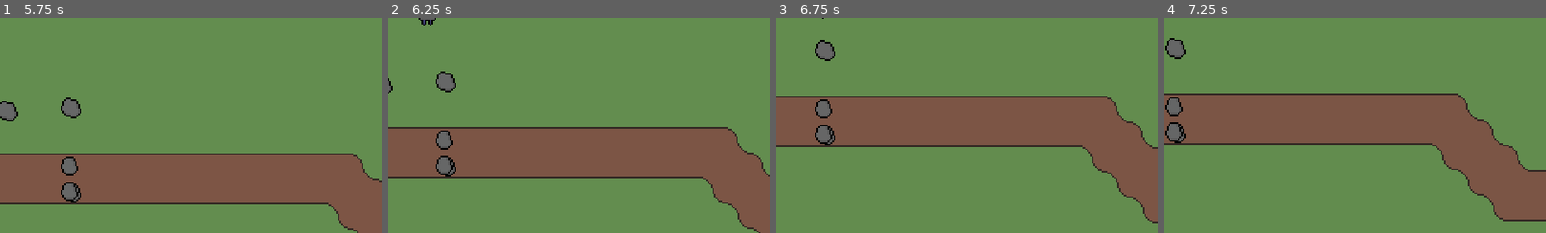
Above: before the commit, frames 1-4 (left to right).
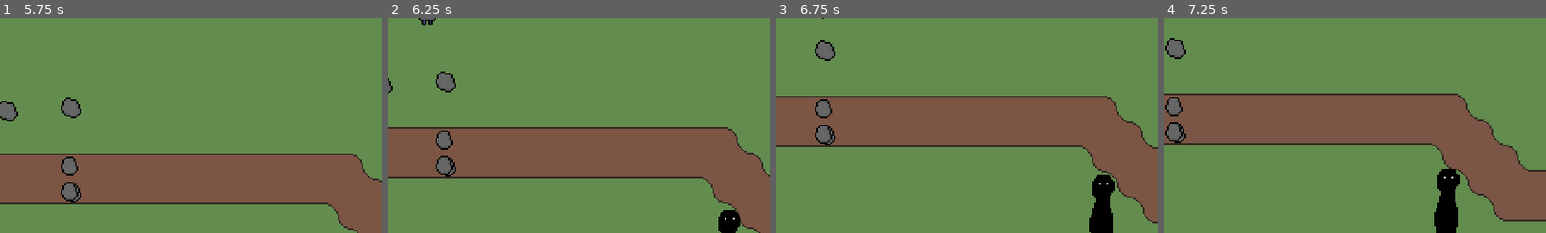
Above: after the commit, the same moments.

Repository: StormLight14/nightfall-mirror
Game: Godot game, scene res://menus/main/main_menu.tscn
The game is run twice, just before and just after one commit, with the same random seed, the same clock (stepped at 60 frames per second) and the same inputs.
Inputs (mouse positions are % of the whole screen's width and height, from its top left):
- Up to frame 1 (5.75 s): click "Start Game" at 0.5 s; click "1" at 1.25 s; click "2" at 2 s; click "3" at 2.75 s; click "4" at 3.5 s; click "5" at 4.25 s; tap Enter at 5 s; move the mouse to (72, 45) at 5.02 s; hold D (right) from 5.03 s (still down); tap 1 (hotbar1) at 5.1 s
- Up to frame 2 (6.25 s): move the mouse to (30, 55) at 5.77 s; release D (right) at 5.78 s; hold S (down) from 5.78 s (still down); tap 2 (hotbar2) at 5.85 s
- Up to frame 3 (6.75 s): move the mouse to (60, 28) at 6.52 s; release S (down) at 6.53 s; hold D (right) from 6.53 s (still down); tap 3 (hotbar3) at 6.6 s
- Up to frame 4 (7.25 s): keep holding D (right)
The pictures show only the part of the screen within x 45-95%, y 50-100%; the shares and areas given below are measured in that part.

Frame 1 is identical in both runs. In frame 2, 0.5% of the frame differs, in the area x 86-93%, y 89-100%; in frame 3, 1.4%; in frame 4, 1.6%, in the area x 70-78%, y 70-100%.
Error in both runs: Invalid access to property or key '<null>' on a base object of type 'Array'. (res://ui/inventory/inventory_slot.gd:46)

Commit message:
implement basic stalker state machine

Diff:
--- a/entities/stalker/stalker.gd
+++ b/entities/stalker/stalker.gd
@@ -3,17 +3,58 @@
 enum {
 	STILL,
 	FOLLOWING,
+	FLEEING,
 	ATTACKING
 }
 
+const FOLLOW_SPEED := 500.0
+const ATTACK_SPEED := 3800.0
+
 var state := STILL
-var player_in_follow_area := false
+var player: CharacterBody2D = null
 
 func _physics_process(delta: float) -> void:
+	var direction := Vector2.ZERO
+	if player:
+		direction = (player.global_position - global_position).normalized()
+
+	match state:
+		STILL:
+			velocity = Vector2.ZERO
+		FOLLOWING:
+			velocity = direction * FOLLOW_SPEED * delta
+		FLEEING:
+			velocity = -direction * ATTACK_SPEED * 4 * delta
+		ATTACKING:
+			velocity = direction * ATTACK_SPEED * delta
 	move_and_slide()
 
-func _on_follow_area_area_entered(area: Area2D) -> void:
-	player_in_follow_area = true
+func _on_follow_area_body_entered(body: Node2D) -> void:
+	player = body
+	if state == STILL:
+		state = FOLLOWING
 
-func _on_follow_area_area_exited(area: Area2D) -> void:
-	player_in_follow_area = false
+func _on_follow_area_body_exited(body: Node2D) -> void:
+	player = body
+	if state == FOLLOWING:
+		state = STILL
+
+func _on_attack_area_body_entered(body: Node2D) -> void:
+	player = body
+	if state == FOLLOWING:
+		state = ATTACKING
+		%AttackTimer.start()
+
+func _on_attack_area_body_exited(body: Node2D) -> void:
+	player = body
+	if state == ATTACKING:
+		state = FOLLOWING
+
+func _on_attack_timer_timeout() -> void:
+	if state == ATTACKING:
+		state = FLEEING
+		%FleeTimer.start()
+
+func _on_flee_timer_timeout() -> void:
+	if state == FLEEING:
+		state = STILL
--- a/entities/stalker/stalker.tscn
+++ b/entities/stalker/stalker.tscn
@@ -1,9 +1,25 @@
-[gd_scene load_steps=4 format=3 uid="uid://dlfbyqbvhhqkf"]
+[gd_scene load_steps=7 format=3 uid="uid://dlfbyqbvhhqkf"]
 
 [ext_resource type="Script" path="res://entities/stalker/stalker.gd" id="1_ys522"]
+[ext_resource type="Texture2D" uid="uid://blpa2u5y5hpuk" path="res://entities/stalker/stalker_static.png" id="2_oynmr"]
+
+[sub_resource type="AtlasTexture" id="AtlasTexture_6y6oo"]
+atlas = ExtResource("2_oynmr")
+region = Rect2(0, 0, 32, 48)
+
+[sub_resource type="SpriteFrames" id="SpriteFrames_24vyb"]
+animations = [{
+"frames": [{
+"duration": 1.0,
+"texture": SubResource("AtlasTexture_6y6oo")
+}],
+"loop": true,
+"name": &"static",
+"speed": 5.0
+}]
 
 [sub_resource type="CircleShape2D" id="CircleShape2D_imis1"]
-radius = 245.294
+radius = 268.007
 
 [sub_resource type="CircleShape2D" id="CircleShape2D_t4eke"]
 radius = 148.489
@@ -12,6 +28,8 @@
 script = ExtResource("1_ys522")
 
 [node name="AnimatedSprite2D" type="AnimatedSprite2D" parent="."]
+sprite_frames = SubResource("SpriteFrames_24vyb")
+animation = &"static"
 
 [node name="FollowArea" type="Area2D" parent="."]
 collision_layer = 0
@@ -28,7 +46,19 @@
 shape = SubResource("CircleShape2D_t4eke")
 debug_color = Color(1, 0.00933159, 0.0364816, 0.42)
 
-[connection signal="area_entered" from="FollowArea" to="." method="_on_follow_area_area_entered"]
-[connection signal="area_exited" from="FollowArea" to="." method="_on_follow_area_area_exited"]
-[connection signal="area_entered" from="AttackArea" to="." method="_on_follow_area_area_entered"]
-[connection signal="area_exited" from="AttackArea" to="." method="_on_follow_area_area_exited"]
+[node name="AttackTimer" type="Timer" parent="."]
+unique_name_in_owner = true
+wait_time = 5.0
+one_shot = true
+
+[node name="FleeTimer" type="Timer" parent="."]
+unique_name_in_owner = true
+wait_time = 3.0
+one_shot = true
+
+[connection signal="body_entered" from="FollowArea" to="." method="_on_follow_area_body_entered"]
+[connection signal="body_exited" from="FollowArea" to="." method="_on_follow_area_body_exited"]
+[connection signal="body_entered" from="AttackArea" to="." method="_on_attack_area_body_entered"]
+[connection signal="body_exited" from="AttackArea" to="." method="_on_attack_area_body_exited"]
+[connection signal="timeout" from="AttackTimer" to="." method="_on_attack_timer_timeout"]
+[connection signal="timeout" from="FleeTimer" to="." method="_on_flee_timer_timeout"]
--- a/scenes/main/island.tscn
+++ b/scenes/main/island.tscn
@@ -7,6 +7,7 @@
 [ext_resource type="Texture2D" uid="uid://bs0ai7mitopg" path="res://tilesets/path.png" id="4_g7mkf"]
 [ext_resource type="PackedScene" uid="uid://bf8n6ocu1ce17" path="res://scenes/objects/trees/tree.tscn" id="5_f4vhq"]
 [ext_resource type="PackedScene" uid="uid://bb0pwqikwri2c" path="res://scenes/objects/rocks/rock.tscn" id="5_l7ouf"]
+[ext_resource type="PackedScene" uid="uid://dlfbyqbvhhqkf" path="res://entities/stalker/stalker.tscn" id="8_pm560"]
 
 [sub_resource type="CanvasItemMaterial" id="CanvasItemMaterial_k5adq"]
 light_mode = 2
@@ -364,6 +365,9 @@
 wait_time = 30.0
 one_shot = true
 
+[node name="Stalker" parent="." instance=ExtResource("8_pm560")]
+position = Vector2(240, 176)
+
 [connection signal="animation_finished" from="AnimationPlayer" to="." method="_on_animation_player_animation_finished"]
 [connection signal="timeout" from="DaylightCycleTimer" to="." method="_on_daylight_cycle_timer_timeout"]
 
Not shown: 1 places in scenes/main/island.tscn that only renumber resources
